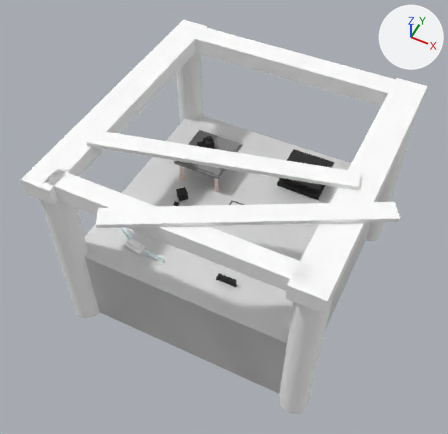
The glTF model assets/models/scene.glb, before and after one commit.
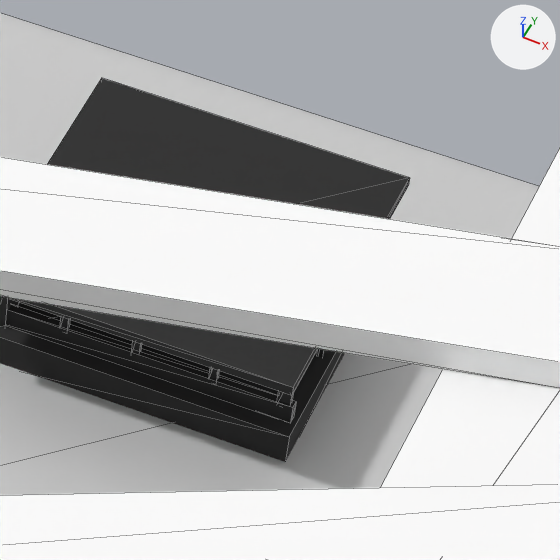
The first picture shows the older version from a 50 mm camera at (188.0, -408.0, 482.0) aimed at (-6.0, -20.0, -3.0). The close-ups show both versions on the part from 63% to 79% of the width and 32% to 49% of the height of that picture; other places that the commit changed are outside them. Every picture has the same lights, and +X, +Y and +Z are marked at upper right. The close-ups show mesh edges as thin lines. Where no turn or scale is listed for an object, it has been applied to the vertices.

Before the edit, the objects in view are built like this:
```python
me_mesh_14 = bpy.data.meshes.new('Mesh_14')
me_mesh_14.from_pydata(...)  # a box spanning x -24.0..24.0, y -20.0..20.0, z -3.2..3.2
me_mesh_14.materials.append(mat_material_5)  # black #2e2e2e
me_mesh_25 = bpy.data.meshes.new('Mesh_25')
me_mesh_25.from_pydata(...)  # a box spanning x -150.0..150.0, y -150.0..150.0, z -5.0..5.0
me_mesh_25.materials.append(mat_material_7)  # white #ffffff
ob_box_015 = bpy.data.objects.new('Box.015', me_mesh_14)
ob_box_015.location = (47.2, 73.9, -7.8)
ob_box_032 = bpy.data.objects.new('Box.032', me_mesh_25)
ob_box_032.location = (124.6, 0.0, 94.5)
ob_box_032.scale = (0.106, 0.964, 1.73)
ob_box_045 = bpy.data.objects.new('Box.045', me_mesh_25)
ob_box_045.location = (3.5, -46.0, 105.2)
ob_box_045.rotation_euler = (0.0, -3.142, -1.34)  # degrees (0, -180, -77)
ob_box_045.scale = (-0.0622, -0.814, -0.401)
# also in view: 'Box.025' at (47.0, 74.0, 8.0); 'Box.030' at (53.0, -96.0, 105.0); 'Box.018' at (47.0, 57.0, -3.0); 'Box' at (0.0, 0.0, -60.0)
```
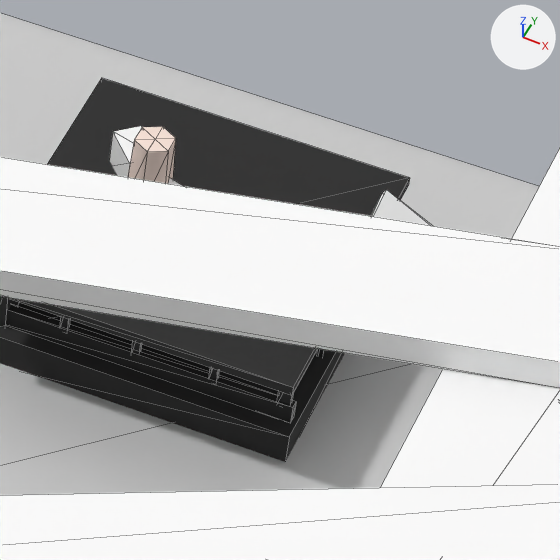
Where the newer file only moved an object's origin or applied its transform, the numbers keep the older frame.

Changed parts and their boxes [x1, y1, x2, y2] in the close-ups (560 x 560 px):
'Cylinder.023', added: after [128, 126, 176, 184]
'Box.060', added: after [109, 126, 142, 177]
'Box.058', added: after [371, 189, 432, 226]
'Box.059', added: after [168, 179, 183, 186]

Patch to the scene script:
```diff
--- a/assets/models/scene.glb.py
+++ b/assets/models/scene.glb.py
@@ mat_material_13 @@
+mat_material_13 = principled_material('Material_13')
+mat_material_13.base_color = (1.0, 1.0, 1.0)  # white #ffffff
+mat_material_13.roughness = 1.0
@@ mat_material_12 @@
+mat_material_12 = principled_material('Material_12')
+mat_material_12.base_color = (1.0, 1.0, 1.0)  # white #ffffff
+mat_material_12.roughness = 1.0
@@ me_mesh_36 @@
+me_mesh_36.from_pydata([(0.72, -4.1, 3.5), (4.03, -1.04, 3.5), (0.72, -4.1, -3.5), (4.03, -1.04, -3.5), (-0.72, 4.1, 3.5), (-4.03, 1.04, 3.5), (-0.72, 4.1, -3.5), (-4.03, 1.04, -3.5)], [], [(0, 2, 1), (2, 3, 1), (4, 6, 5), (6, 7, 5), (4, 5, 1), (5, 0, 1), (7, 6, 2), (6, 3, 2), (5, 7, 0), (7, 2, 0), (1, 3, 4), (3, 6, 4)])
+me_mesh_36.materials.append(mat_material_13)  # white #ffffff
@@ me_mesh_35 @@
+me_mesh_35.from_pydata([(1.82, -2.63, 2.5), (2.97, 1.2, 2.5), (1.82, -2.63, -2.5), (2.97, 1.2, -2.5), (-1.82, 2.63, 2.5), (-2.97, -1.2, 2.5), (-1.82, 2.63, -2.5), (-2.97, -1.2, -2.5)], [], [(0, 2, 1), (2, 3, 1), (4, 6, 5), (6, 7, 5), (4, 5, 1), (5, 0, 1), (7, 6, 2), (6, 3, 2), (5, 7, 0), (7, 2, 0), (1, 3, 4), (3, 6, 4)])
+me_mesh_35.materials.append(mat_material_13)  # white #ffffff
@@ me_mesh_33 @@
+me_mesh_33.from_pydata(...)  # 16 vertices, 24 faces; spans x -3.03..3.03, y -3.5..3.5, z -6.0..6.0
+me_mesh_33.materials.append(mat_material_1)  # white #ffe9dd
@@ me_mesh_34 @@
+me_mesh_34.from_pydata([(17.7, -5.2, -9.7), (17.4, 6.8, -9.3), (17.3, -5.2, -10.6), (16.9, 6.8, -10.2), (-17.3, 5.2, 10.6), (-16.9, -6.8, 10.2), (-17.7, 5.2, 9.7), (-17.4, -6.8, 9.3)], [], [(0, 2, 1), (2, 3, 1), (4, 6, 5), (6, 7, 5), (4, 5, 1), (5, 0, 1), (7, 6, 2), (6, 3, 2), (5, 7, 0), (7, 2, 0), (1, 3, 4), (3, 6, 4)])
+me_mesh_34.materials.append(mat_material_12)  # white #ffffff
@@ ob_box_060 @@
+ob_box_060 = bpy.data.objects.new('Box.060', me_mesh_36)
+ob_box_060.location = (34.9, 81.1, 10.9)
@@ ob_box_059 @@
+ob_box_059 = bpy.data.objects.new('Box.059', me_mesh_35)
+ob_box_059.location = (42.7, 75.3, 10.9)
@@ ob_cylinder_023 @@
+ob_cylinder_023 = bpy.data.objects.new('Cylinder.023', me_mesh_33)
+ob_cylinder_023.location = (38.9, 77.0, 14.4)
@@ ob_box_058 @@
+ob_box_058 = bpy.data.objects.new('Box.058', me_mesh_34)
+ob_box_058.location = (87.1, 86.8, 0.5)
```
